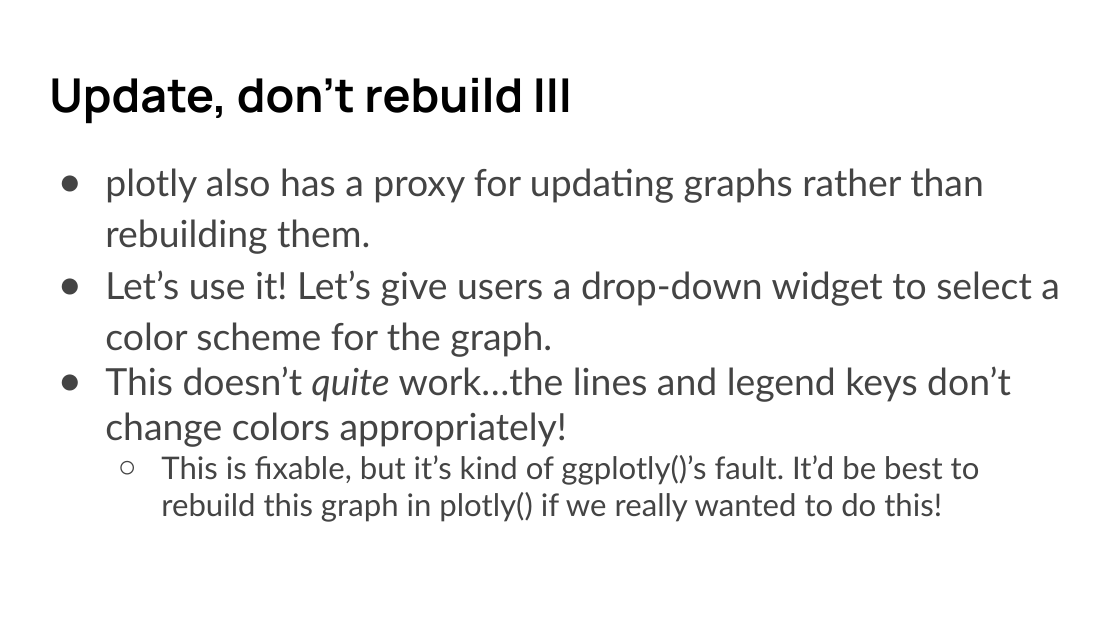
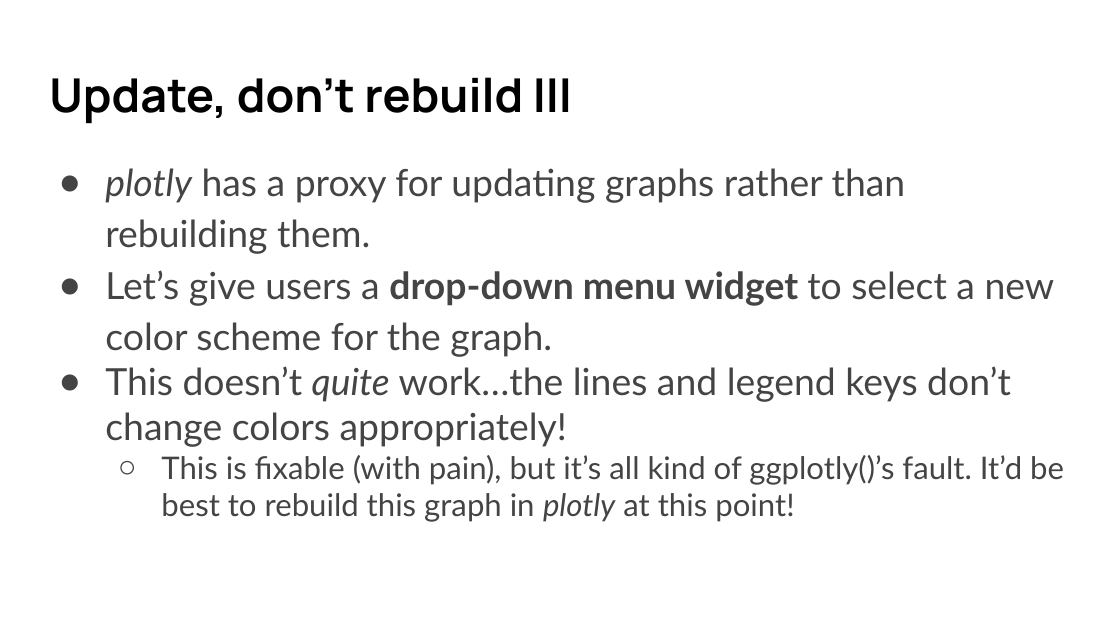
Before and after one commit to umn-dash/r-shiny, a slide deck: slide 60 of instructors/files/SWC slides R Shiny 2024 Fall.pptx. Drawn at 1120x630 pixels with LibreOffice and Linux fonts; fonts in the diff are those of the drawing. Boxes give left, top, right and bottom in pixels: in the first picture for what was removed or moved away, otherwise in the second. Text is boxed around its words. In the diff, an @@ line names an element or a change of style, - is before the commit and + after.

```diff
--- a/instructors/files/SWC slides R Shiny 2024 Fall.pptx
+++ b/instructors/files/SWC slides R Shiny 2024 Fall.pptx
@@ text at (105,168,1055,357): text changed @@
-● plotly also has a proxy for updating graphs rather than rebuilding them.
-● Let’s use it! Let’s give users a drop-down widget to select a color scheme for the graph.
+● plotly has a proxy for updating graphs rather than rebuilding them.
+● Let’s give users a drop-down menu widget to select a new color scheme for the graph.
@@ text at (161,455,1064,522): text changed @@
-  ○ This is fixable, but it’s kind of ggplotly()’s fault. It’d be best to rebuild this graph in plotly() if we really wanted to do this!
+  ○ This is fixable (with pain), but it’s all kind of ggplotly()’s fault. It’d be best to rebuild this graph in plotly at this point!
```
Also in this commit, not shown: 10 other slides changed, 2 other files.
